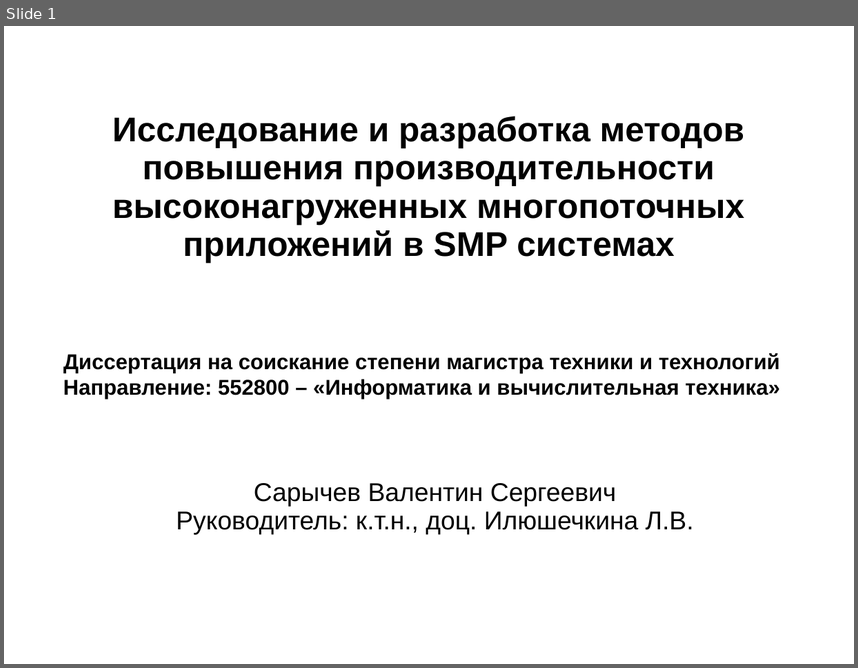
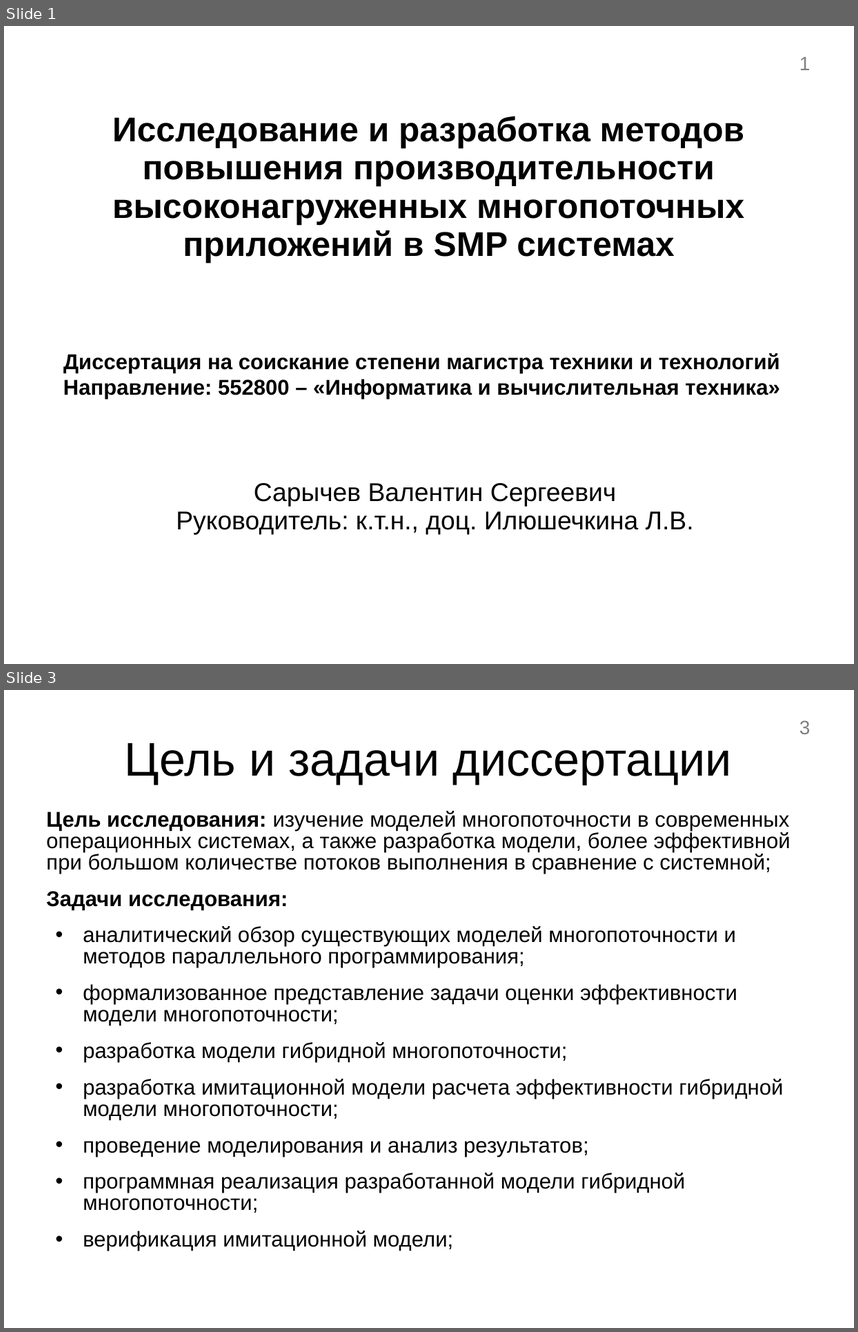
Before and after one commit to dizel3d/disser, a slide deck: Презентация.ppt. Shown one above the other, each under a label of ours: slide 1 before the commit, slides 1 and 3 after it; the slides between them are not shown. The pictures are 858x668 and 858x1332 pixels, drawn with LibreOffice and Linux fonts; fonts in the diff are those of the drawing. Boxes give left, top, right and bottom in pixels: in the first picture for what was removed or moved away, otherwise in the second. Text is boxed around its words. In the diff, an @@ line names an element or a change of style, - is before the commit and + after.

```diff
--- a/Презентация.ppt
+++ b/Презентация.ppt
@@ slide 3 added at [4, 690, 854, 1328], background #FFFFFF @@
@@ page number added at [800, 720, 811, 734], 18 pt, text #7F7F7F @@
+3
@@ title added at [125, 743, 732, 784], 44 pt, text #000000 @@
+Цель и задачи диссертации
@@ text added at [46, 811, 791, 1251], 20 pt, text #000000 @@
+Цель исследования: изучение моделей многопоточности в современных операционных системах, а также разработка модели, более эффективной при большом количестве потоков выполнения в сравнение с системной;
+Задачи исследования:
+• аналитический обзор существующих моделей многопоточности и методов параллельного программирования;
+• формализованное представление задачи оценки эффективности модели многопоточности;
+• разработка модели гибридной многопоточности;
+• разработка имитационной модели расчета эффективности гибридной модели многопоточности;
+• проведение моделирования и анализ результатов;
+• программная реализация разработанной модели гибридной многопоточности;
+• верификация имитационной модели;
@@ slide 1 changed as well @@
@@ page number added at [800, 57, 811, 70], 18 pt, text #7F7F7F @@
+1
```
Also in this commit, not shown: 3 other slides changed, 12 other slides added, 16 slides removed, 1 other file.
